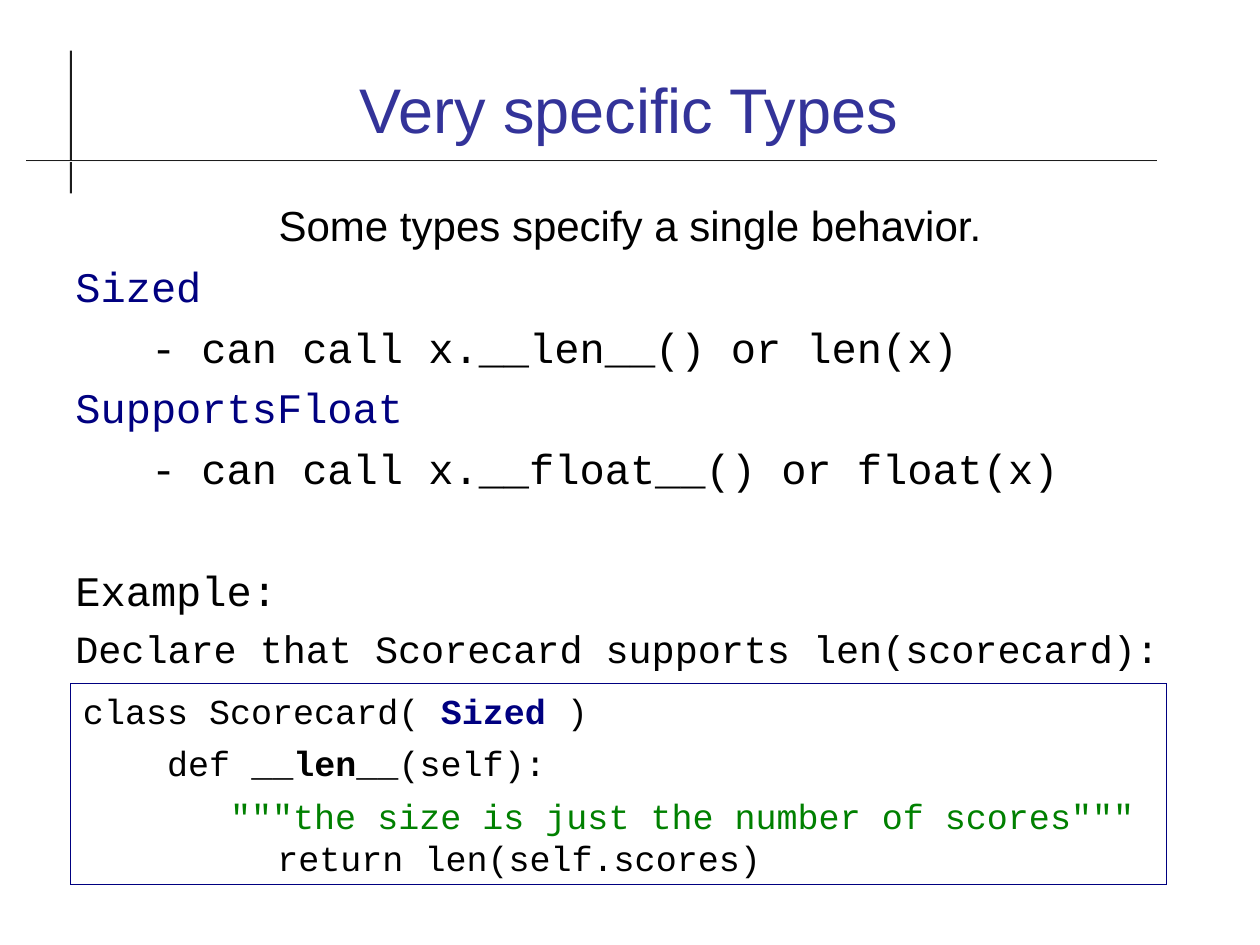
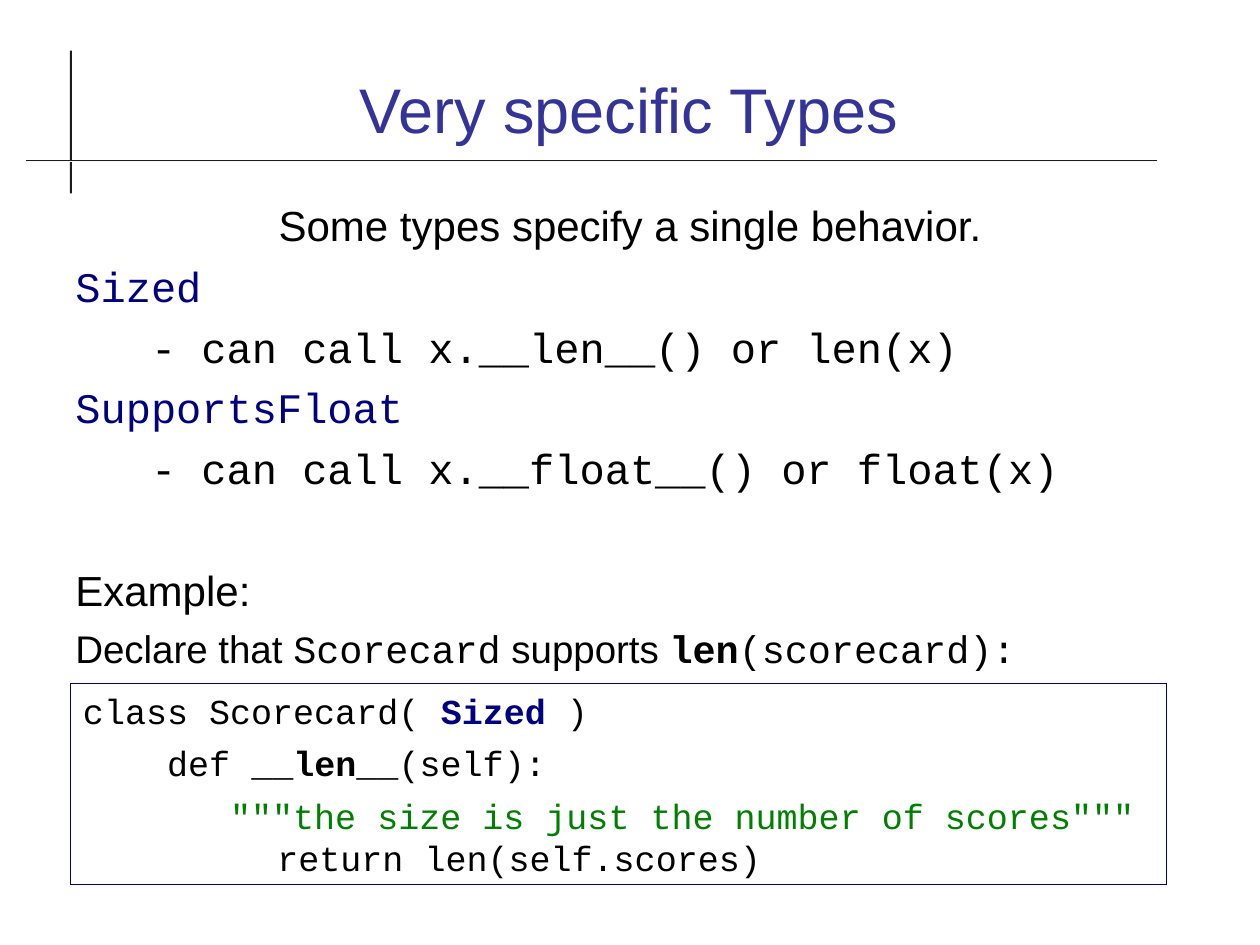
Before and after one commit to cpske/ISP, a slide deck: slide 26 of code-quality/Type-Checking.odp. Drawn at 1260x945 pixels with LibreOffice and Linux fonts; fonts in the diff are those of the drawing. Boxes give left, top, right and bottom in pixels: in the first picture for what was removed or moved away, otherwise in the second. Text is boxed around its words. In the diff, an @@ line names an element or a change of style, - is before the commit and + after.

```diff
--- a/code-quality/Type-Checking.odp
+++ b/code-quality/Type-Checking.odp
@@ text at [75,575,1016,671]: font Courier New to Arial in "Example:", "Declare that supports"; bold on in "len(scorecard):" @@
```
Also in this commit, not shown: 11 other slides changed, 1 other file.
